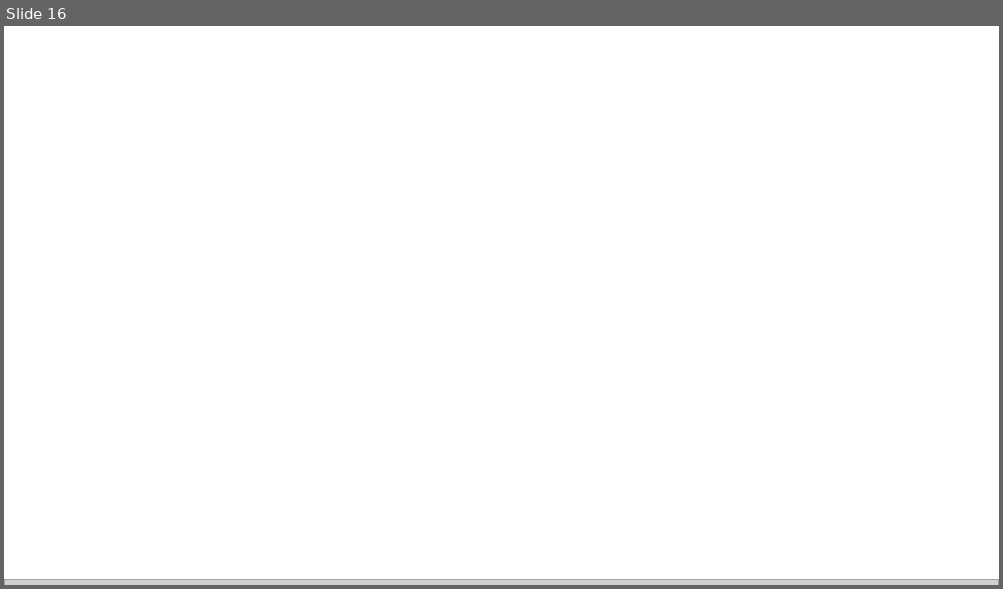
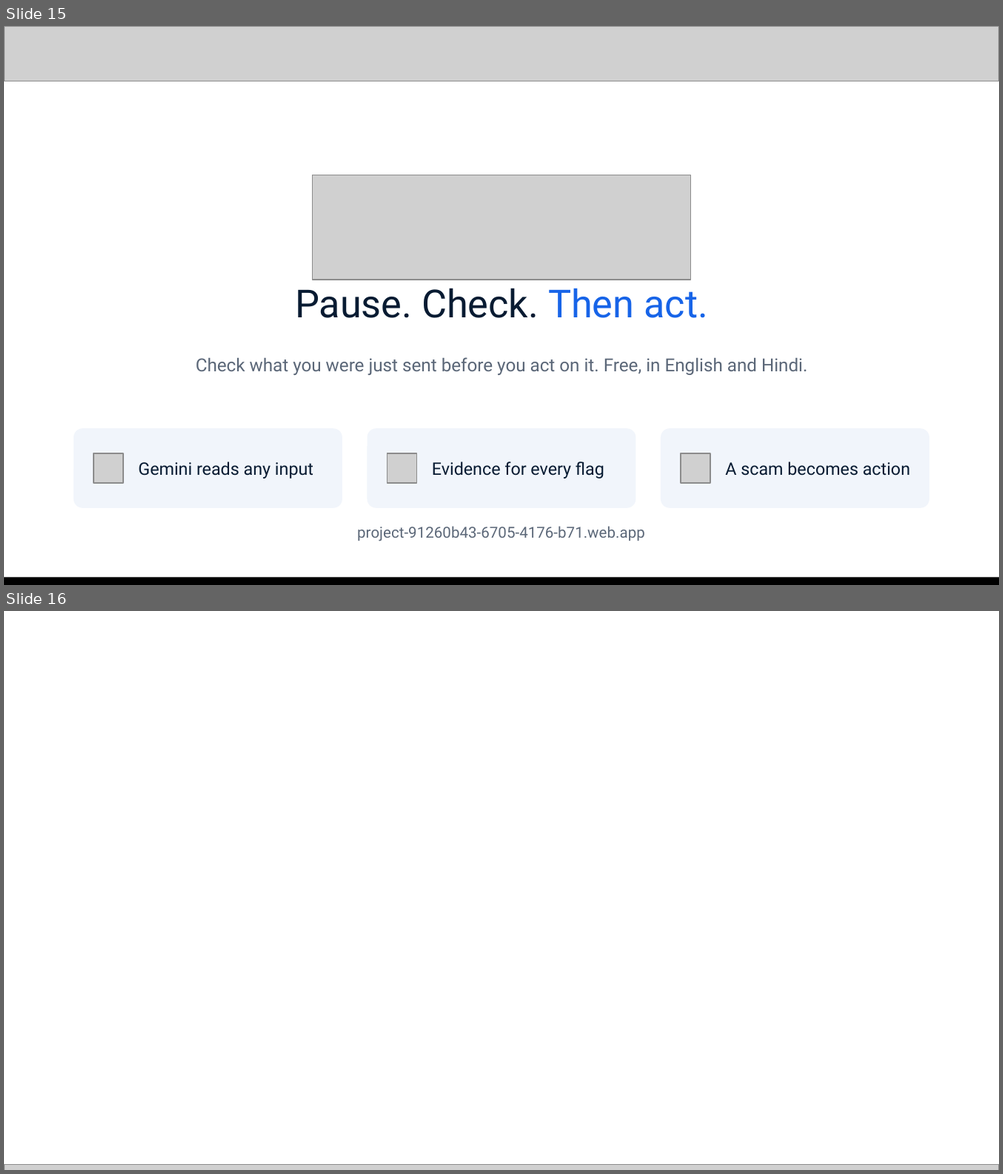
Before and after one commit to Namans12/scam-shield, a slide deck: docs/submission/Scam-Shield-deck.pptx. Shown one above the other, each under a label of ours: slide 16 before the commit, slides 15 and 16 after it. The pictures are 1003x589 and 1003x1174 pixels, drawn with LibreOffice and Linux fonts; fonts in the diff are those of the drawing; grey boxes stand for pictures; background and template pictures are left out. Boxes give left, top, right and bottom in pixels: in the first picture for what was removed or moved away, otherwise in the second. Text is boxed around its words. In the diff, an @@ line names an element or a change of style, - is before the commit and + after.

```diff
--- a/docs/submission/Scam-Shield-deck.pptx
+++ b/docs/submission/Scam-Shield-deck.pptx
@@ slide 15 added at bbox=[4, 26, 999, 585], background #FFFFFF @@
@@ picture added at bbox=[4, 26, 999, 81] @@
@@ picture added at bbox=[313, 175, 690, 280] @@
@@ text added at bbox=[295, 288, 708, 318], 28 pt, text #081B32 @@
+Pause. Check. Then act.
@@ text added at bbox=[196, 358, 807, 375], 13 pt, text #5B6778 @@
+Check what you were just sent before you act on it. Free, in English and Hindi.
@@ rounded rectangle added at bbox=[74, 429, 342, 508], fill #F1F5FB @@
@@ rounded rectangle added at bbox=[367, 429, 635, 508], fill #F1F5FB @@
@@ rounded rectangle added at bbox=[660, 429, 929, 508], fill #F1F5FB @@
@@ picture added at bbox=[94, 454, 123, 483] @@
@@ text added at bbox=[138, 462, 313, 479], 12.5 pt, text #081B32 @@
+Gemini reads any input
@@ picture added at bbox=[387, 454, 417, 483] @@
@@ text added at bbox=[432, 462, 604, 479], 12.5 pt, text #081B32 @@
+Evidence for every flag
@@ picture added at bbox=[680, 454, 710, 483] @@
@@ text added at bbox=[725, 462, 910, 476], 12.5 pt, text #081B32 @@
+A scam becomes action
@@ text added at bbox=[357, 526, 645, 542], 11 pt, text #5B6778 @@
+project-91260b43-6705-4176-b71.web.app
@@ picture added at bbox=[4, 580, 999, 585] @@
@@ rectangle added at bbox=[4, 578, 999, 585], fill #000000 @@
```
Also in this commit, not shown: 13 slides changed, 1 slide removed, 59 other files.
